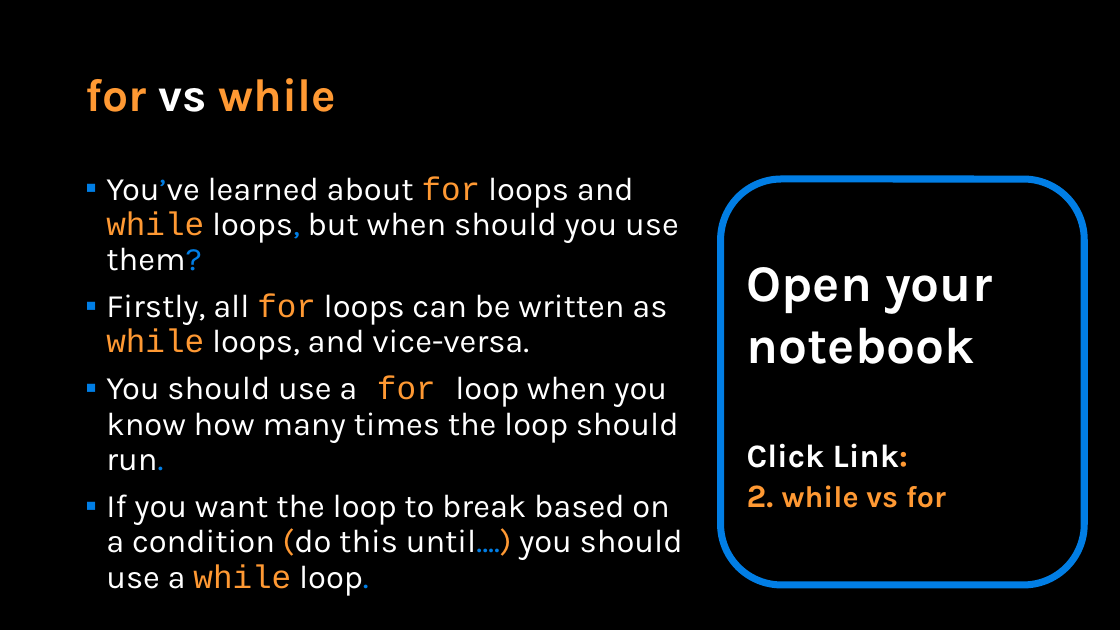
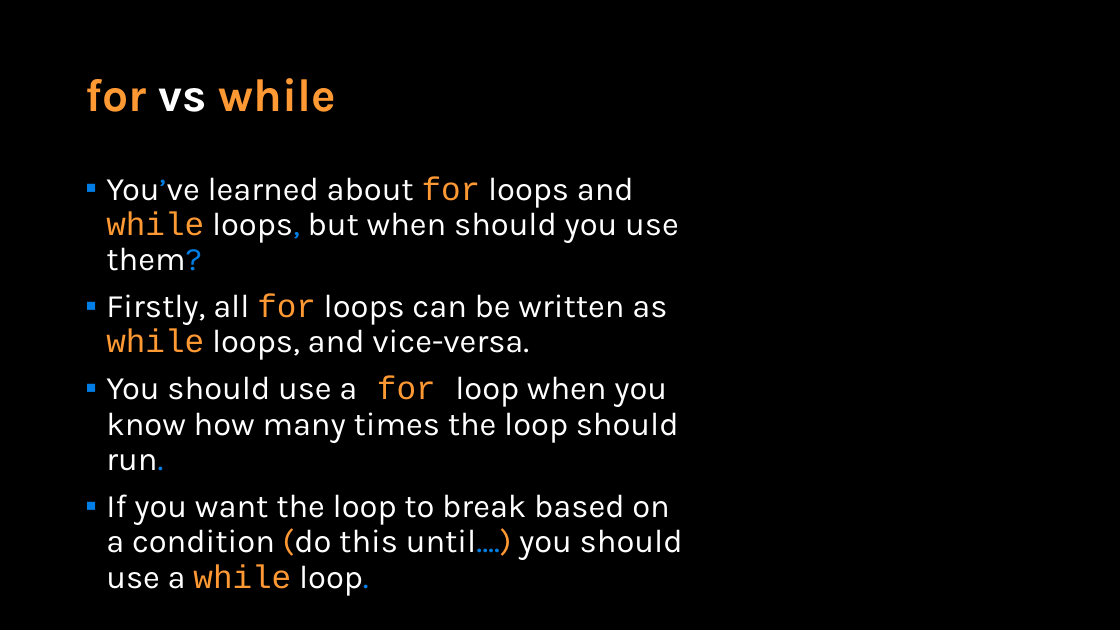
Before and after one commit to APS106/APS106-winter-2022-material, a slide deck: slide 20 of lectures/week6/lecture1/slides/week6_lecture1.pptx (slide 13 before the commit). Drawn at 1120x630 pixels with LibreOffice and Linux fonts; fonts in the diff are those of the drawing; background and template pictures are left out. Boxes give left, top, right and bottom in pixels: in the first picture for what was removed or moved away, otherwise in the second. Text is boxed around its words. In the diff, an @@ line names an element or a change of style, - is before the commit and + after.

```diff
--- a/lectures/week6/lecture1/slides/week6_lecture1.pptx
+++ b/lectures/week6/lecture1/slides/week6_lecture1.pptx
@@ rounded rectangle removed at bbox=[721, 179, 1085, 585] @@
-Open your notebook
-Click Link:
-2. while vs for
```
Also in this commit, not shown: 2 other slides changed, 7 slides added, 2 other files.
